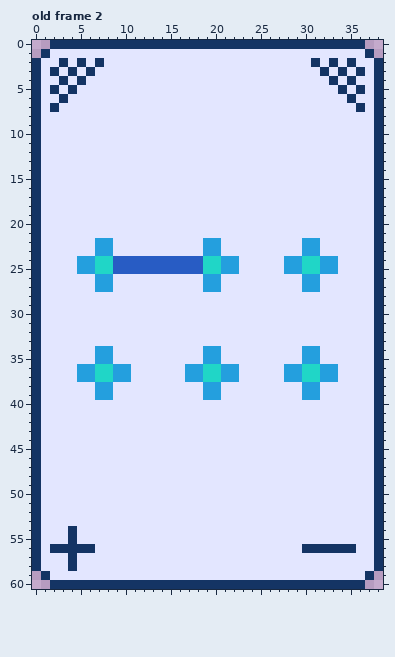
Edited in one commit: pixel-art file (aseprite/card_default.aseprite). The picture above was drawn from the file before the commit.
39x61 pixels, 5 frames. Shown: old frame 2. The commit also changed other frames, which this record leaves out.
The same view after the edit:
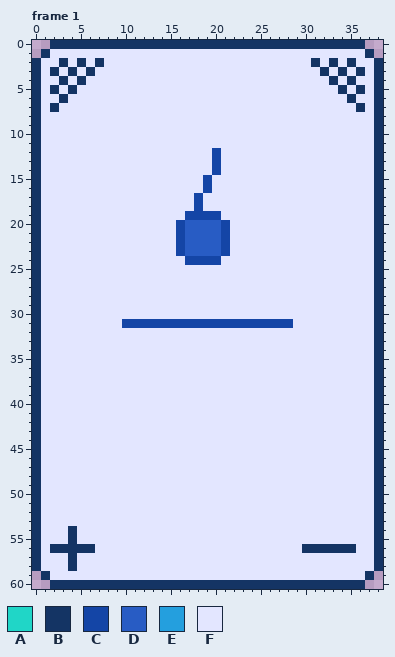
Palette (. is transparent): A #20d6c7  B #143464  C #1445a6  D #285cc4  E #249fde  F #e3e6ff
A new or re-ordered frame is compared with the old frame closest to it.
Diff:
layer "pattern recognition" now hidden
layer "HTC" added
frames re-ordered
--- frame 1 against old frame 2
@@ x 0..38 @@
 11 BFFFFFFFFFFFFFFFFFFFFFFFFFFFFFFFFFFFFFB
-12 BFFFFFFFFFFFFFFFFFFFFFFFFFFFFFFFFFFFFFB
-13 BFFFFFFFFFFFFFFFFFFFFFFFFFFFFFFFFFFFFFB
-14 BFFFFFFFFFFFFFFFFFFFFFFFFFFFFFFFFFFFFFB
-15 BFFFFFFFFFFFFFFFFFFFFFFFFFFFFFFFFFFFFFB
-16 BFFFFFFFFFFFFFFFFFFFFFFFFFFFFFFFFFFFFFB
-17 BFFFFFFFFFFFFFFFFFFFFFFFFFFFFFFFFFFFFFB
-18 BFFFFFFFFFFFFFFFFFFFFFFFFFFFFFFFFFFFFFB
-19 BFFFFFFFFFFFFFFFFFFFFFFFFFFFFFFFFFFFFFB
-20 BFFFFFFFFFFFFFFFFFFFFFFFFFFFFFFFFFFFFFB
-21 BFFFFFFFFFFFFFFFFFFFFFFFFFFFFFFFFFFFFFB
-22 BFFFFFFEEFFFFFFFFFFEEFFFFFFFFFEEFFFFFFB
-23 BFFFFFFEEFFFFFFFFFFEEFFFFFFFFFEEFFFFFFB
-24 BFFFFEEAADDDDDDDDDDAAEEFFFFFEEAAEEFFFFB
-25 BFFFFEEAADDDDDDDDDDAAEEFFFFFEEAAEEFFFFB
-26 BFFFFFFEEFFFFFFFFFFEEFFFFFFFFFEEFFFFFFB
-27 BFFFFFFEEFFFFFFFFFFEEFFFFFFFFFEEFFFFFFB
+12 BFFFFFFFFFFFFFFFFFFFCFFFFFFFFFFFFFFFFFB
+13 BFFFFFFFFFFFFFFFFFFFCFFFFFFFFFFFFFFFFFB
+14 BFFFFFFFFFFFFFFFFFFFCFFFFFFFFFFFFFFFFFB
+15 BFFFFFFFFFFFFFFFFFFCFFFFFFFFFFFFFFFFFFB
+16 BFFFFFFFFFFFFFFFFFFCFFFFFFFFFFFFFFFFFFB
+17 BFFFFFFFFFFFFFFFFFCFFFFFFFFFFFFFFFFFFFB
+18 BFFFFFFFFFFFFFFFFFCFFFFFFFFFFFFFFFFFFFB
+19 BFFFFFFFFFFFFFFFFCCCCFFFFFFFFFFFFFFFFFB
+20 BFFFFFFFFFFFFFFFCDDDDCFFFFFFFFFFFFFFFFB
+21 BFFFFFFFFFFFFFFFCDDDDCFFFFFFFFFFFFFFFFB
+22 BFFFFFFFFFFFFFFFCDDDDCFFFFFFFFFFFFFFFFB
+23 BFFFFFFFFFFFFFFFCDDDDCFFFFFFFFFFFFFFFFB
+24 BFFFFFFFFFFFFFFFFCCCCFFFFFFFFFFFFFFFFFB
+25 BFFFFFFFFFFFFFFFFFFFFFFFFFFFFFFFFFFFFFB
+26 BFFFFFFFFFFFFFFFFFFFFFFFFFFFFFFFFFFFFFB
+27 BFFFFFFFFFFFFFFFFFFFFFFFFFFFFFFFFFFFFFB
 28 BFFFFFFFFFFFFFFFFFFFFFFFFFFFFFFFFFFFFFB
@@ x 0..38 @@
 30 BFFFFFFFFFFFFFFFFFFFFFFFFFFFFFFFFFFFFFB
-31 BFFFFFFFFFFFFFFFFFFFFFFFFFFFFFFFFFFFFFB
+31 BFFFFFFFFFCCCCCCCCCCCCCCCCCCCFFFFFFFFFB
 32 BFFFFFFFFFFFFFFFFFFFFFFFFFFFFFFFFFFFFFB
 33 BFFFFFFFFFFFFFFFFFFFFFFFFFFFFFFFFFFFFFB
-34 BFFFFFFEEFFFFFFFFFFEEFFFFFFFFFEEFFFFFFB
-35 BFFFFFFEEFFFFFFFFFFEEFFFFFFFFFEEFFFFFFB
-36 BFFFFEEAAEEFFFFFFEEAAEEFFFFFEEAAEEFFFFB
-37 BFFFFEEAAEEFFFFFFEEAAEEFFFFFEEAAEEFFFFB
-38 BFFFFFFEEFFFFFFFFFFEEFFFFFFFFFEEFFFFFFB
-39 BFFFFFFEEFFFFFFFFFFEEFFFFFFFFFEEFFFFFFB
+34 BFFFFFFFFFFFFFFFFFFFFFFFFFFFFFFFFFFFFFB
+35 BFFFFFFFFFFFFFFFFFFFFFFFFFFFFFFFFFFFFFB
+36 BFFFFFFFFFFFFFFFFFFFFFFFFFFFFFFFFFFFFFB
+37 BFFFFFFFFFFFFFFFFFFFFFFFFFFFFFFFFFFFFFB
+38 BFFFFFFFFFFFFFFFFFFFFFFFFFFFFFFFFFFFFFB
+39 BFFFFFFFFFFFFFFFFFFFFFFFFFFFFFFFFFFFFFB
 40 BFFFFFFFFFFFFFFFFFFFFFFFFFFFFFFFFFFFFFB
